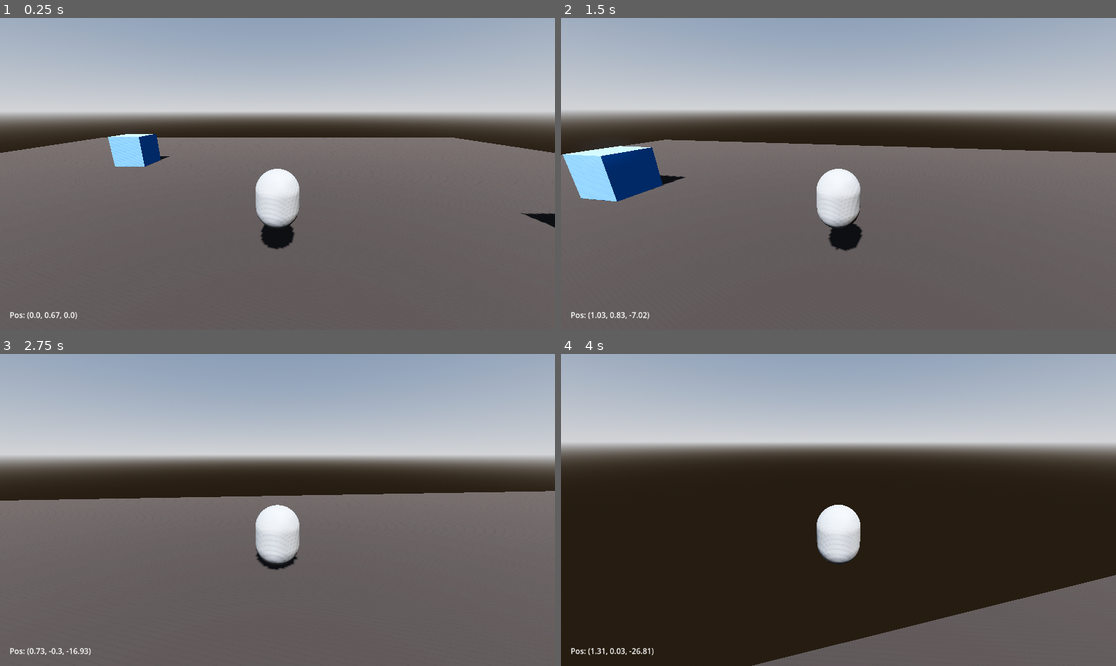
Above: before the commit, frames 1-4 (two rows, left to right).
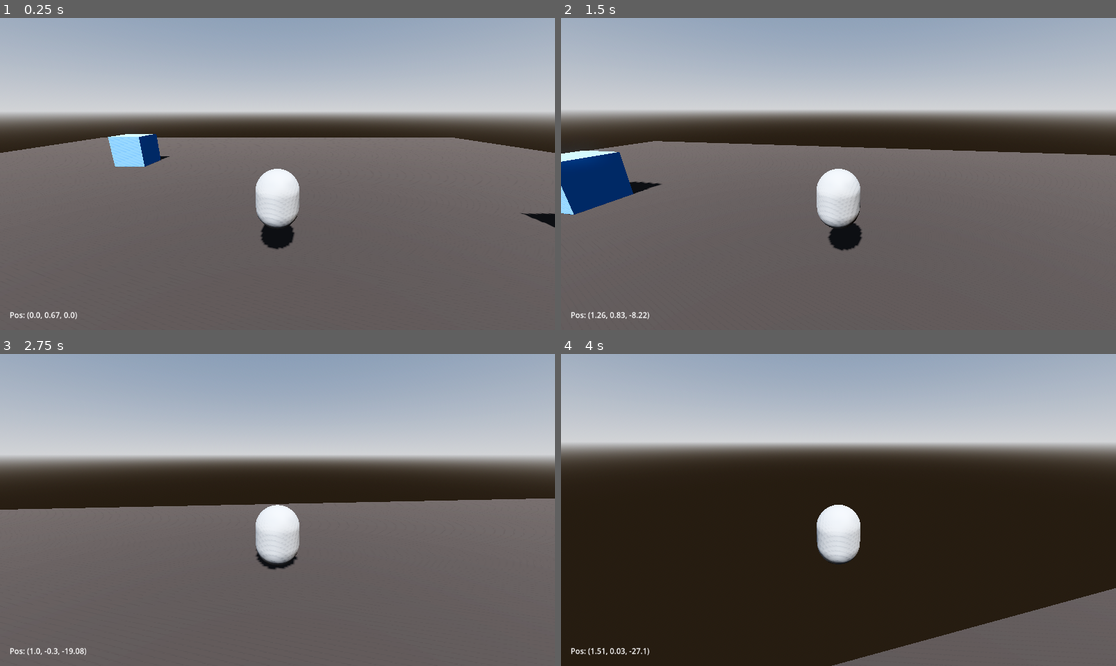
Above: after the commit, the same moments.

Repository: FreedominaStonyField/Anime-3rd-person-movement
Game: Godot game, scene res://main.tscn
Same seed, same stepped clock (60 frames per second), same inputs: the game is played once before the commit and once after it.
Inputs (mouse positions are in pixels of both pictures, inside the frame that each line leads up to):
- Up to frame 1 (0.25 s): no input
- Up to frame 2 (1.5 s): move the mouse to (866, 174) at 0.52 s; hold X (move_sprint, bound only after the commit) 0.53-1.28 s; hold W (move_forward) from 0.53 s (still down); click (866, 174) at 0.67 s; tap Space (jump) at 0.77 s; tap Z (move_walk, bound only after the commit) at 0.8, 1.35 s; move the mouse to (810, 174) at 1.27 s; click (810, 174) at 1.42 s
- Up to frame 3 (2.75 s): keep holding W (move_forward); tap Space (jump) at 1.52 s; tap X (move_sprint, bound only after the commit) at 1.55 s; move the mouse to (288, 503) at 2.02 s; hold X (move_sprint, bound only after the commit) from 2.03 s (still down); click (288, 503) at 2.17 s; tap Z (move_walk, bound only after the commit) at 2.3 s
- Up to frame 4 (4 s): keep holding W (move_forward); move the mouse to (832, 516) at 2.77 s; release X (move_sprint, bound only after the commit) at 2.78 s; tap Z (move_walk, bound only after the commit) at 2.85, 3.8 s; click (832, 516) at 2.92 s; tap Space (jump) at 3.02, 3.77 s; tap X (move_sprint, bound only after the commit) at 3.05 s; move the mouse to (877, 513) at 3.52 s; hold X (move_sprint, bound only after the commit) from 3.53 s (still down); click (877, 513) at 3.67 s

The runs differ from the first frame. In frame 2, 3.1% of the frame differs, in the area x 0-100%, y 38-97%; in frame 3, 2.7%; in frame 4, 3.2%, in the area x 6-100%, y 65-100%.

Commit message:
Add locomotion debug overlay and update documentation

Diff:
--- a/anime-3-rd-person-movement/main.tscn
+++ b/anime-3-rd-person-movement/main.tscn
@@ -3,7 +3,7 @@
 [ext_resource type="Script" uid="uid://co5hw2c76j75q" path="res://scripts/main.gd" id="1"]
 [ext_resource type="PackedScene" uid="uid://dr4refdhrmnug" path="res://scenes/player/PlayerController.tscn" id="2"]
 [ext_resource type="PackedScene" uid="uid://dtl01p44nh41h" path="res://scenes/camera/ThirdPersonCamera.tscn" id="3"]
-[ext_resource type="PackedScene" uid="uid://cpjflq64wh3ja" path="res://scenes/ui/DebugHUD.tscn" id="4"]
+[ext_resource type="PackedScene" uid="uid://c7vuffwhcu3b2" path="res://scenes/ui/DebugOverlay.tscn" id="4"]
 
 [sub_resource type="ProceduralSkyMaterial" id="ProceduralSkyMaterial_1bvp3"]
 sky_horizon_color = Color(0.66224277, 0.6717428, 0.6867428, 1)
@@ -84,4 +84,4 @@
 [node name="ThirdPersonCamera" parent="." instance=ExtResource("3")]
 transform = Transform3D(1, 0, 0, 0, 1, 0, 0, 0, 1, 0, 1.6, 0)
 
-[node name="DebugHUD" parent="." instance=ExtResource("4")]
+[node name="DebugOverlay" parent="." instance=ExtResource("4")]
--- a/anime-3-rd-person-movement/project.godot
+++ b/anime-3-rd-person-movement/project.godot
@@ -37,3 +37,15 @@
 "deadzone": 0.5,
 "events": [Object(InputEventKey,"resource_local_to_scene":false,"resource_name":"","device":-1,"unicode":32,"echo":false,"pressed":false,"keycode":32,"physical_keycode":32)]
 }
+move_walk={
+"deadzone": 0.5,
+"events": [Object(InputEventKey,"resource_local_to_scene":false,"resource_name":"","device":-1,"unicode":122,"echo":false,"pressed":false,"keycode":90,"physical_keycode":90)]
+}
+move_sprint={
+"deadzone": 0.5,
+"events": [Object(InputEventKey,"resource_local_to_scene":false,"resource_name":"","device":-1,"unicode":120,"echo":false,"pressed":false,"keycode":88,"physical_keycode":88)]
+}
+debug_toggle_menu={
+"deadzone": 0.5,
+"events": [Object(InputEventKey,"resource_local_to_scene":false,"resource_name":"","device":-1,"unicode":116,"echo":false,"pressed":false,"keycode":84,"physical_keycode":84)]
+}
--- /dev/null
+++ b/anime-3-rd-person-movement/scenes/ui/DebugOverlay.tscn
@@ -0,0 +1,68 @@
+[gd_scene load_steps=2 format=3 uid="uid://c7vuffwhcu3b2"]
+
+[ext_resource type="Script" path="res://scripts/ui/debug_overlay.gd" id="1"]
+
+[node name="DebugOverlay" type="CanvasLayer"]
+script = ExtResource("1")
+
+[node name="MetricsPanel" type="Panel" parent="."]
+offset_left = 20.0
+offset_top = 20.0
+
+[node name="Margin" type="MarginContainer" parent="MetricsPanel"]
+anchors_preset = 15
+anchor_right = 1.0
+anchor_bottom = 1.0
+offset_left = 12.0
+offset_top = 12.0
+offset_right = -12.0
+offset_bottom = -12.0
+
+[node name="VBox" type="VBoxContainer" parent="MetricsPanel/Margin"]
+anchors_preset = 15
+anchor_right = 1.0
+anchor_bottom = 1.0
+
+[node name="Title" type="Label" parent="MetricsPanel/Margin/VBox"]
+text = "Debug Metrics"
+horizontal_alignment = 1
+
+[node name="Grid" type="GridContainer" parent="MetricsPanel/Margin/VBox"]
+columns = 2
+
+[node name="StateLabel" type="Label" parent="MetricsPanel/Margin/VBox/Grid"]
+text = "State:"
+
+[node name="StateValue" type="Label" parent="MetricsPanel/Margin/VBox/Grid"]
+text = "-"
+
+[node name="SpeedTierLabel" type="Label" parent="MetricsPanel/Margin/VBox/Grid"]
+text = "Speed Tier:"
+
+[node name="SpeedTierValue" type="Label" parent="MetricsPanel/Margin/VBox/Grid"]
+text = "-"
+
+[node name="GroundedLabel" type="Label" parent="MetricsPanel/Margin/VBox/Grid"]
+text = "Grounded:"
+
+[node name="GroundedValue" type="Label" parent="MetricsPanel/Margin/VBox/Grid"]
+text = "-"
+
+[node name="ResetButton" type="Button" parent="."]
+anchor_left = 1.0
+anchor_right = 1.0
+offset_left = -160.0
+offset_top = 20.0
+offset_right = -20.0
+offset_bottom = 60.0
+text = "Reset Player"
+
+[node name="PositionLabel" type="Label" parent="."]
+anchor_top = 1.0
+anchor_bottom = 1.0
+offset_left = 20.0
+offset_top = -60.0
+offset_right = 320.0
+offset_bottom = -20.0
+text = "Pos: (0, 0, 0)"
+vertical_alignment = 2
--- a/anime-3-rd-person-movement/scripts/main.gd
+++ b/anime-3-rd-person-movement/scripts/main.gd
@@ -4,37 +4,40 @@
 
 @onready var _player: PlayerController = $Player
 @onready var _camera_rig: ThirdPersonCamera = $ThirdPersonCamera
-@onready var _debug_hud: DebugHUD = $DebugHUD
+@onready var _debug_overlay: DebugOverlay = $DebugOverlay
 
 func _ready() -> void:
 	Input.set_mouse_mode(Input.MOUSE_MODE_CAPTURED)
 	_camera_rig.set_target(_player.get_camera_target())
 	_player.set_camera(_camera_rig)
-	_debug_hud.reset_requested.connect(_on_reset_requested)
-	_debug_hud.update_position(_player.global_position)
-	_debug_hud.set_reset_button_visible(false)
+	_debug_overlay.reset_requested.connect(_on_reset_requested)
+	_debug_overlay.set_player(_player)
+	_debug_overlay.update_position(_player.global_position)
+	_debug_overlay.set_reset_button_visible(false)
 
 func _process(_delta: float) -> void:
 	if _player.global_position.y < fall_reset_height:
 		_reset_player()
 	else:
-		_debug_hud.update_position(_player.global_position)
+		_debug_overlay.update_position(_player.global_position)
 
 func _unhandled_input(event: InputEvent) -> void:
 	if event.is_action_pressed("ui_cancel"):
 		var new_mode := Input.MOUSE_MODE_VISIBLE if Input.get_mouse_mode() == Input.MOUSE_MODE_CAPTURED else Input.MOUSE_MODE_CAPTURED
 		Input.set_mouse_mode(new_mode)
-		_debug_hud.set_reset_button_visible(new_mode == Input.MOUSE_MODE_VISIBLE)
+		_debug_overlay.set_reset_button_visible(new_mode == Input.MOUSE_MODE_VISIBLE)
+	elif event.is_action_pressed("debug_toggle_menu"):
+		_debug_overlay.toggle_metrics()
 	elif event is InputEventMouseButton:
 		var mouse_event := event as InputEventMouseButton
 		if mouse_event.button_index == MOUSE_BUTTON_LEFT and mouse_event.pressed:
 			if Input.get_mouse_mode() != Input.MOUSE_MODE_CAPTURED:
 				Input.set_mouse_mode(Input.MOUSE_MODE_CAPTURED)
-				_debug_hud.set_reset_button_visible(false)
+				_debug_overlay.set_reset_button_visible(false)
 
 func _on_reset_requested() -> void:
 	_reset_player()
 
 func _reset_player() -> void:
 	_player.reset_to_spawn()
-	_debug_hud.update_position(_player.global_position)
+	_debug_overlay.update_position(_player.global_position)
--- a/anime-3-rd-person-movement/scripts/player/player_controller.gd
+++ b/anime-3-rd-person-movement/scripts/player/player_controller.gd
@@ -1,17 +1,33 @@
 extends CharacterBody3D
 class_name PlayerController
 
-@export var move_speed: float = 8.0
+signal movement_state_changed(state_name: StringName)
+signal speed_tier_changed(tier_name: StringName)
+
+@export var walk_speed: float = 3.5
+@export var run_speed: float = 6.5
+@export var sprint_speed: float = 9.5
 @export var acceleration: float = 60.0
 @export var deceleration: float = 180.0
 @export var air_control: float = 20.0
 @export var jump_velocity: float = 5.0
 @export var turn_speed: float = 10.0
 
+enum MovementState {
+	IDLE,
+	WALK,
+	RUN,
+	SPRINT,
+	AIRBORNE
+}
+
 var gravity: float = ProjectSettings.get_setting("physics/3d/default_gravity") as float
 
 var _spawn_transform: Transform3D
 var _camera_reference: Node3D
+var _movement_state: MovementState = MovementState.IDLE
+var _speed_tier: StringName = &"Run"
+var _current_speed_value: float = 0.0
 
 @onready var _camera_target: Node3D = $CameraTarget
 
@@ -27,6 +43,7 @@
 func _physics_process(delta: float) -> void:
 	var input_vector := Input.get_vector("move_left", "move_right", "move_back", "move_forward")
 	var target_velocity := Vector3.ZERO
+	_current_speed_value = _determine_speed_tier()
 
 	if input_vector.length_squared() > 0.0:
 		var basis := _camera_reference.global_transform.basis if _camera_reference else global_transform.basis
@@ -35,7 +52,7 @@
 		var direction := (forward * input_vector.y) + (right * input_vector.x)
 		direction.y = 0.0
 		direction = direction.normalized()
-		target_velocity = direction * move_speed
+		target_velocity = direction * _current_speed_value
 
 	if target_velocity != Vector3.ZERO:
 		var accel_rate := acceleration if is_on_floor() else air_control
@@ -61,10 +78,12 @@
 
 	move_and_slide()
 	_align_rotation_to_velocity(delta)
+	_update_movement_state(input_vector)
 
 func reset_to_spawn() -> void:
 	global_transform = _spawn_transform
 	velocity = Vector3.ZERO
+	_update_movement_state(Vector2.ZERO)
 
 func _align_rotation_to_velocity(delta: float) -> void:
 	var horizontal_velocity := Vector3(velocity.x, 0.0, velocity.z)
@@ -73,3 +92,86 @@
 	var desired_yaw := atan2(horizontal_velocity.x, horizontal_velocity.z)
 	var new_yaw := lerp_angle(rotation.y, desired_yaw, clamp(turn_speed * delta, 0.0, 1.0))
 	rotation.y = new_yaw
+
+func _determine_speed_tier() -> float:
+	var previous_tier := _speed_tier
+	var tier := &"Run"
+	var speed := run_speed
+
+	if is_on_floor():
+		if Input.is_action_pressed("move_walk"):
+			tier = &"Walk"
+			speed = walk_speed
+		elif Input.is_action_pressed("move_sprint"):
+			tier = &"Sprint"
+			speed = sprint_speed
+	else:
+		match previous_tier:
+			&"Walk":
+				tier = &"Walk"
+				speed = walk_speed
+			&"Sprint":
+				tier = &"Sprint"
+				speed = sprint_speed
+			_:
+				tier = &"Run"
+				speed = run_speed
+
+	if tier != previous_tier:
+		_speed_tier = tier
+		speed_tier_changed.emit(_speed_tier)
+	else:
+		_speed_tier = tier
+
+	return speed
+
+func _update_movement_state(input_vector: Vector2) -> void:
+	var previous_state := _movement_state
+	var new_state := _movement_state
+
+	if not is_on_floor():
+		new_state = MovementState.AIRBORNE
+	else:
+		if input_vector.length() < 0.05:
+			new_state = MovementState.IDLE
+		else:
+			match _speed_tier:
+				&"Walk":
+					new_state = MovementState.WALK
+				&"Sprint":
+					new_state = MovementState.SPRINT
+				_:
+					new_state = MovementState.RUN
+
+	if new_state != previous_state:
+		_movement_state = new_state
+		movement_state_changed.emit(_movement_state_name())
+	else:
+		_movement_state = new_state
+
+func _movement_state_name() -> StringName:
+	match _movement_state:
+		MovementState.IDLE:
+			return &"Idle"
+		MovementState.WALK:
+			return &"Walk"
+		MovementState.RUN:
+			return &"Run"
+		MovementState.SPRINT:
+			return &"Sprint"
+		MovementState.AIRBORNE:
+			return &"Airborne"
+	return &"Unknown"
+
+func get_speed_tier() -> StringName:
+	return _speed_tier
+
+func get_movement_state() -> StringName:
+	return _movement_state_name()
+
+func get_debug_metrics() -> Dictionary:
+	return {
+		"state": _movement_state_name(),
+		"speed_tier": _speed_tier,
+		"on_floor": is_on_floor()
+	}
--- /dev/null
+++ b/anime-3-rd-person-movement/scripts/ui/debug_overlay.gd
@@ -0,0 +1,77 @@
+extends CanvasLayer
+class_name DebugOverlay
+
+signal reset_requested
+
+@onready var _metrics_panel: Panel = $MetricsPanel
+@onready var _state_value: Label = $MetricsPanel/Margin/VBox/Grid/StateValue
+@onready var _tier_value: Label = $MetricsPanel/Margin/VBox/Grid/SpeedTierValue
+@onready var _grounded_value: Label = $MetricsPanel/Margin/VBox/Grid/GroundedValue
+
+@onready var _reset_button: Button = $ResetButton
+@onready var _position_label: Label = $PositionLabel
+
+var _player: PlayerController = null
+
+func _ready() -> void:
+	_metrics_panel.visible = false
+	set_reset_button_visible(false)
+	_reset_button.pressed.connect(func() -> void:
+		reset_requested.emit()
+	)
+
+func set_player(player: PlayerController) -> void:
+	if _player:
+		if _player.movement_state_changed.is_connected(_on_state_changed):
+			_player.movement_state_changed.disconnect(_on_state_changed)
+		if _player.speed_tier_changed.is_connected(_on_speed_tier_changed):
+			_player.speed_tier_changed.disconnect(_on_speed_tier_changed)
+	_player = player
+	if _player:
+		_player.movement_state_changed.connect(_on_state_changed)
+		_player.speed_tier_changed.connect(_on_speed_tier_changed)
+		_refresh_metrics()
+
+func update_position(world_position: Vector3) -> void:
+	var display: Vector3 = Vector3(
+		snapped(world_position.x, 0.01),
+		snapped(world_position.y, 0.01),
+		snapped(world_position.z, 0.01)
+	)
+	_position_label.text = "Pos: {0}".format([display])
+
+func set_reset_button_visible(visible: bool) -> void:
+	_reset_button.visible = visible
+	_reset_button.disabled = not visible
+	if not visible:
+		_reset_button.release_focus()
+
+func toggle_metrics() -> void:
+	_metrics_panel.visible = not _metrics_panel.visible
+	if _metrics_panel.visible:
+		_refresh_metrics()
+
+func hide_metrics() -> void:
+	if _metrics_panel.visible:
+		_metrics_panel.visible = false
+
+func _process(_delta: float) -> void:
+	if _metrics_panel.visible:
+		_refresh_metrics()
+
+func _refresh_metrics() -> void:
+	if not _player:
+		return
+	var metrics: Dictionary = _player.get_debug_metrics()
+	_state_value.text = str(metrics.get("state", "Unknown"))
+	_tier_value.text = str(metrics.get("speed_tier", "Run"))
+	var grounded: bool = bool(metrics.get("on_floor", false))
+	_grounded_value.text = "Yes" if grounded else "No"
+
+func _on_state_changed(_state: StringName) -> void:
+	if _metrics_panel.visible:
+		_refresh_metrics()
+
+func _on_speed_tier_changed(_tier: StringName) -> void:
+	if _metrics_panel.visible:
+		_refresh_metrics()
Not shown, added: anime-3-rd-person-movement/scripts/ui/debug_overlay.gd.uid
Not shown, changed: docs/agent_info.md
Not shown, added: docs/manual_walk_run_sprint_checklist.md
